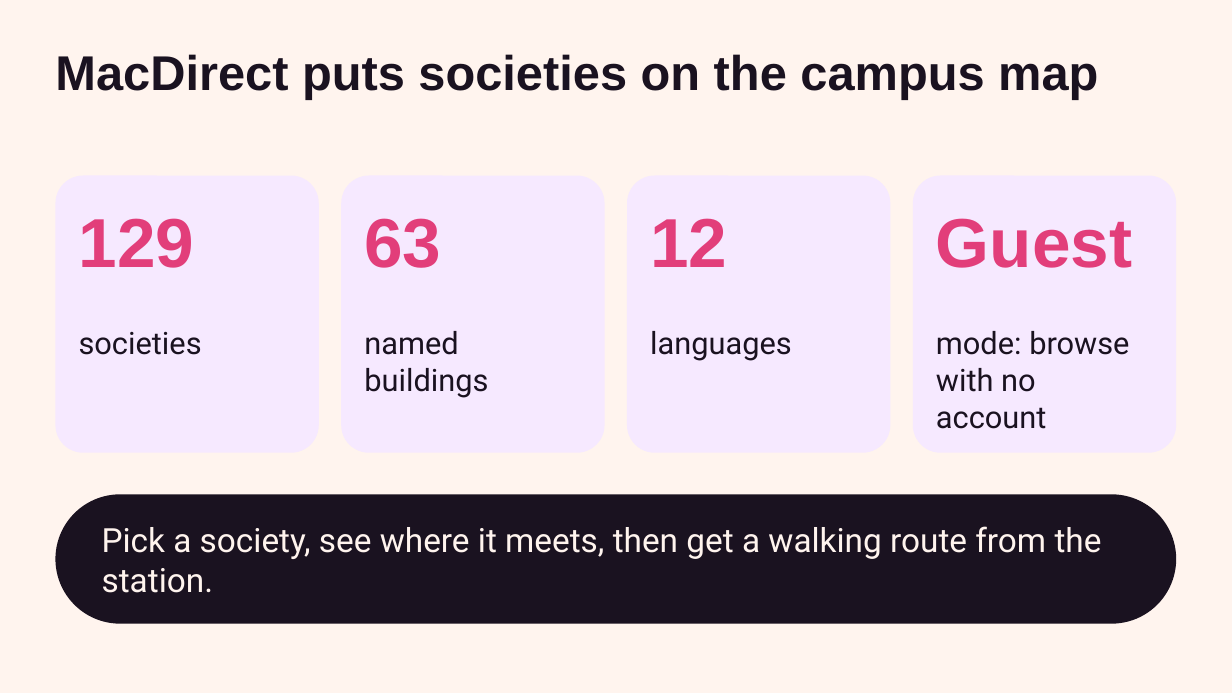
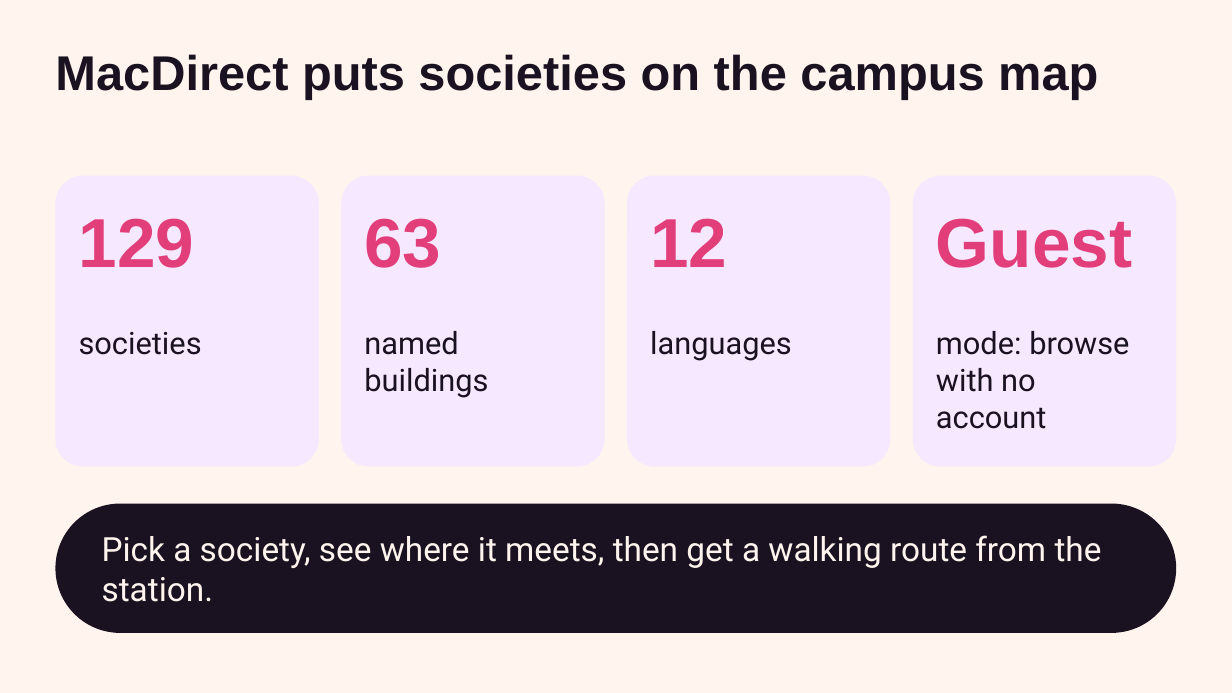
Before and after one commit to anjlaisup2hubgit/MacDirect, a slide deck: slide 2 of slides/MacDirect-5-min-talk.pptx. Drawn at 1232x693 pixels with LibreOffice and Linux fonts; fonts in the diff are those of the drawing. Boxes give left, top, right and bottom in pixels: in the first picture for what was removed or moved away, otherwise in the second. Text is boxed around its words. In the diff, an @@ line names an element or a change of style, - is before the commit and + after.

```diff
--- a/slides/MacDirect-5-min-talk.pptx
+++ b/slides/MacDirect-5-min-talk.pptx
@@ rounded rectangle: place and size @@
-rounded rectangle at box(55, 176, 319, 453)
+rounded rectangle at box(55, 176, 319, 467)
@@ rounded rectangle: place and size @@
-rounded rectangle at box(341, 176, 604, 453)
+rounded rectangle at box(341, 176, 604, 467)
@@ rounded rectangle: place and size @@
-rounded rectangle at box(628, 176, 891, 453)
+rounded rectangle at box(628, 176, 891, 467)
@@ rounded rectangle: place and size @@
-rounded rectangle at box(913, 176, 1177, 453)
+rounded rectangle at box(913, 176, 1177, 467)
@@ rounded rectangle: place and size @@
-rounded rectangle at box(55, 494, 1177, 624)
+rounded rectangle at box(55, 504, 1177, 633)
@@ text "Pick a society, see where ...": place and size @@
-text "Pick a society, see where ..." at box(102, 526, 1102, 593)
+text "Pick a society, see where ..." at box(102, 535, 1102, 602)
```
Also in this commit, not shown: 3 other slides changed, 2 other files.
